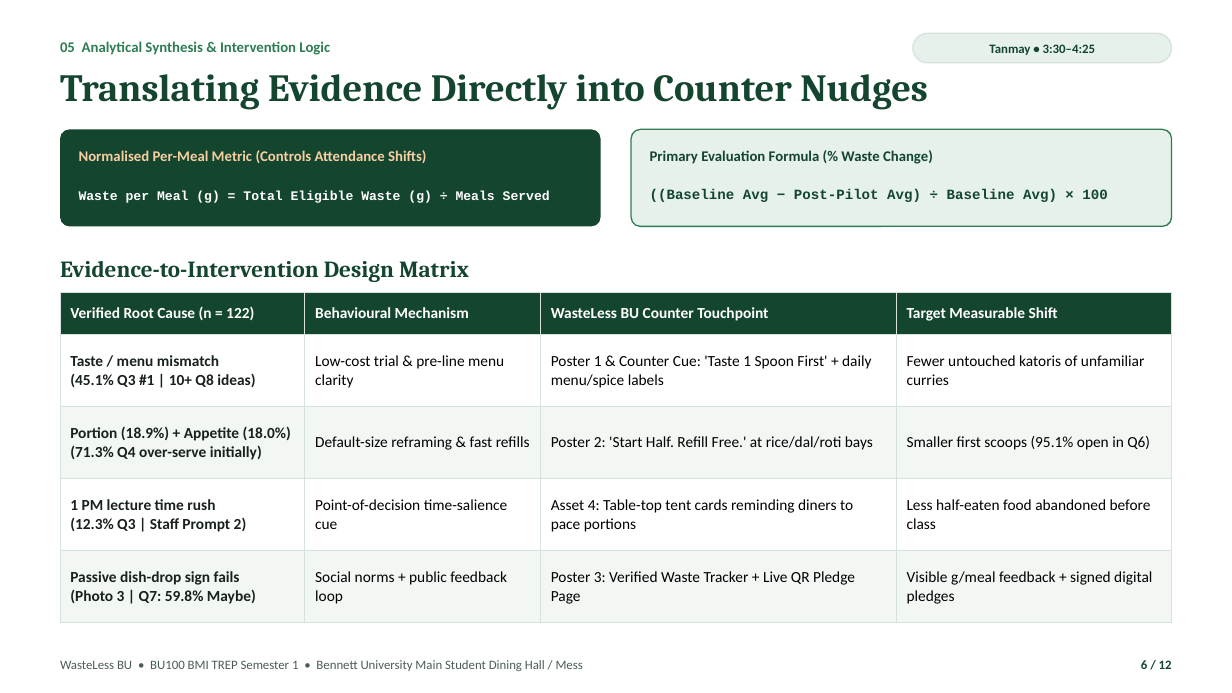
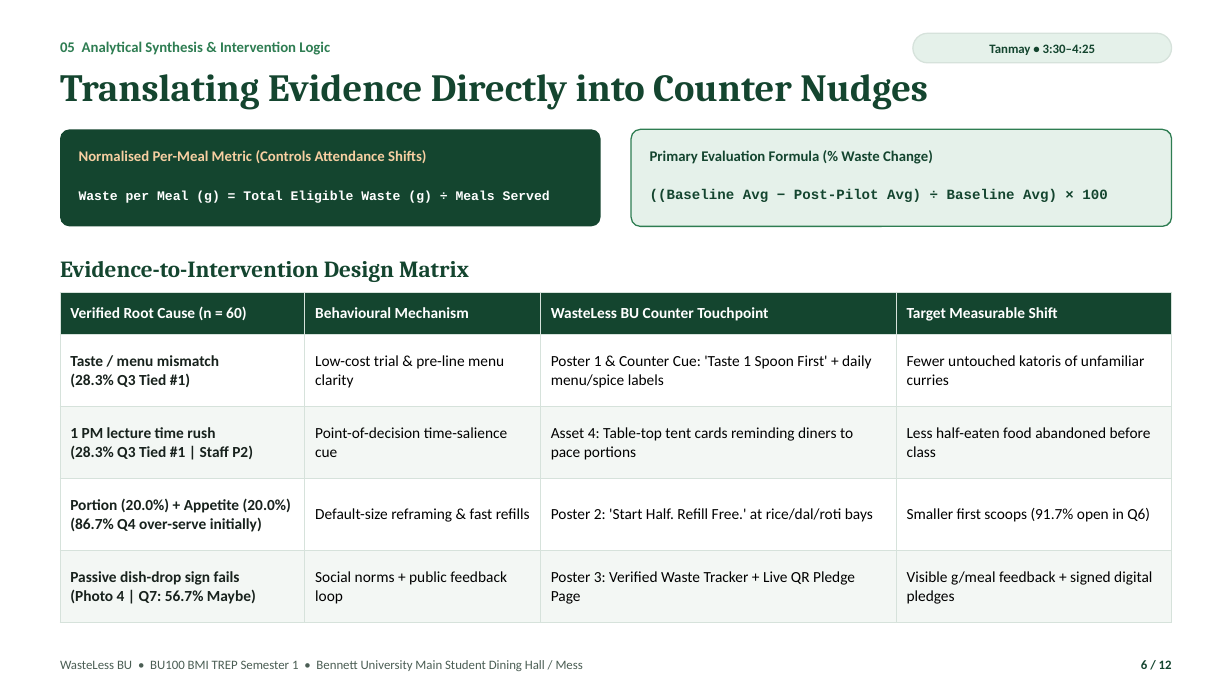
Before and after one commit to PRIYANSHVERMA-droid/wasteless-bu, a slide deck: slide 6 of WasteLess_BU_Pitch_Deck.pptx. Drawn at 1232x693 pixels with LibreOffice and Linux fonts; fonts in the diff are those of the drawing. Boxes give left, top, right and bottom in pixels: in the first picture for what was removed or moved away, otherwise in the second. Text is boxed around its words. In the diff, an @@ line names an element or a change of style, - is before the commit and + after.

Commit message:
Replace survey dataset with verified n=60 Google Forms CSV across website, posters, DOCX dossier, and PPTX pitch deck

```diff
--- a/WasteLess_BU_Pitch_Deck.pptx
+++ b/WasteLess_BU_Pitch_Deck.pptx
@@ table at [60, 292, 1172, 608] @@
-row 1, column 1: Verified Root Cause (n = 122)
+row 1, column 1: Verified Root Cause (n = 60)
-row 2, column 1: Taste / menu mismatch / (45.1% Q3 #1 | 10+ Q8 ideas)
+row 2, column 1: Taste / menu mismatch / (28.3% Q3 Tied #1)
-row 3: Portion (18.9%) + Appetite (18.0%) / (71.3% Q4 over-serve initially) | Default-size reframing & fast refills | Poster 2: 'Start Half. Refill Free.' at rice/dal/roti bays | Smaller first scoops (95.1% open in Q6)
+row 3: 1 PM lecture time rush / (28.3% Q3 Tied #1 | Staff P2) | Point-of-decision time-salience cue | Asset 4: Table-top tent cards reminding diners to pace portions | Less half-eaten food abandoned before class
-row 4: 1 PM lecture time rush / (12.3% Q3 | Staff Prompt 2) | Point-of-decision time-salience cue | Asset 4: Table-top tent cards reminding diners to pace portions | Less half-eaten food abandoned before class
+row 4: Portion (20.0%) + Appetite (20.0%) / (86.7% Q4 over-serve initially) | Default-size reframing & fast refills | Poster 2: 'Start Half. Refill Free.' at rice/dal/roti bays | Smaller first scoops (91.7% open in Q6)
-row 5, column 1: Passive dish-drop sign fails / (Photo 3 | Q7: 59.8% Maybe)
+row 5, column 1: Passive dish-drop sign fails / (Photo 4 | Q7: 56.7% Maybe)
```
Also in this commit, not shown: 6 other slides changed, 9 other files.
